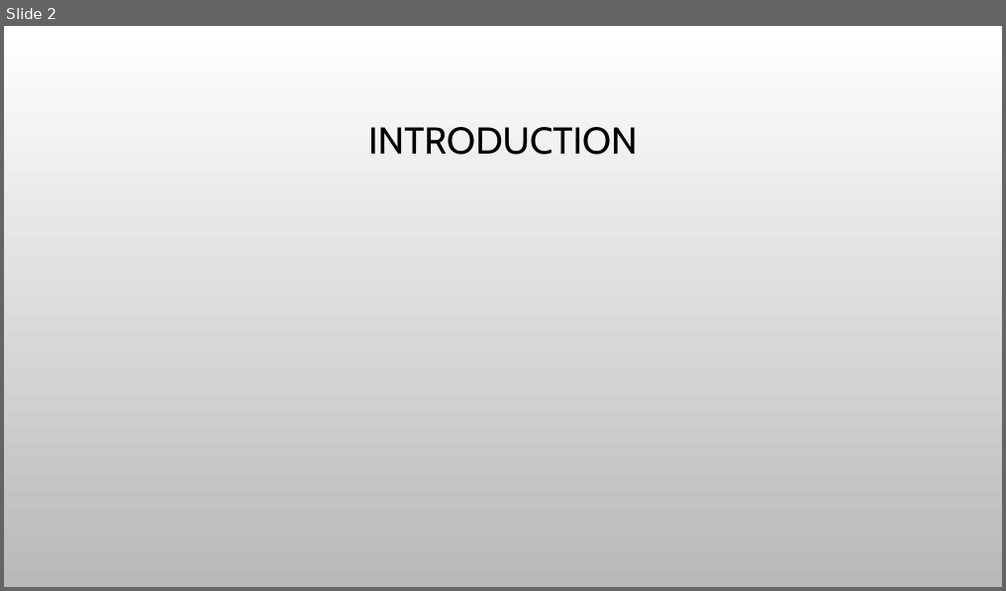
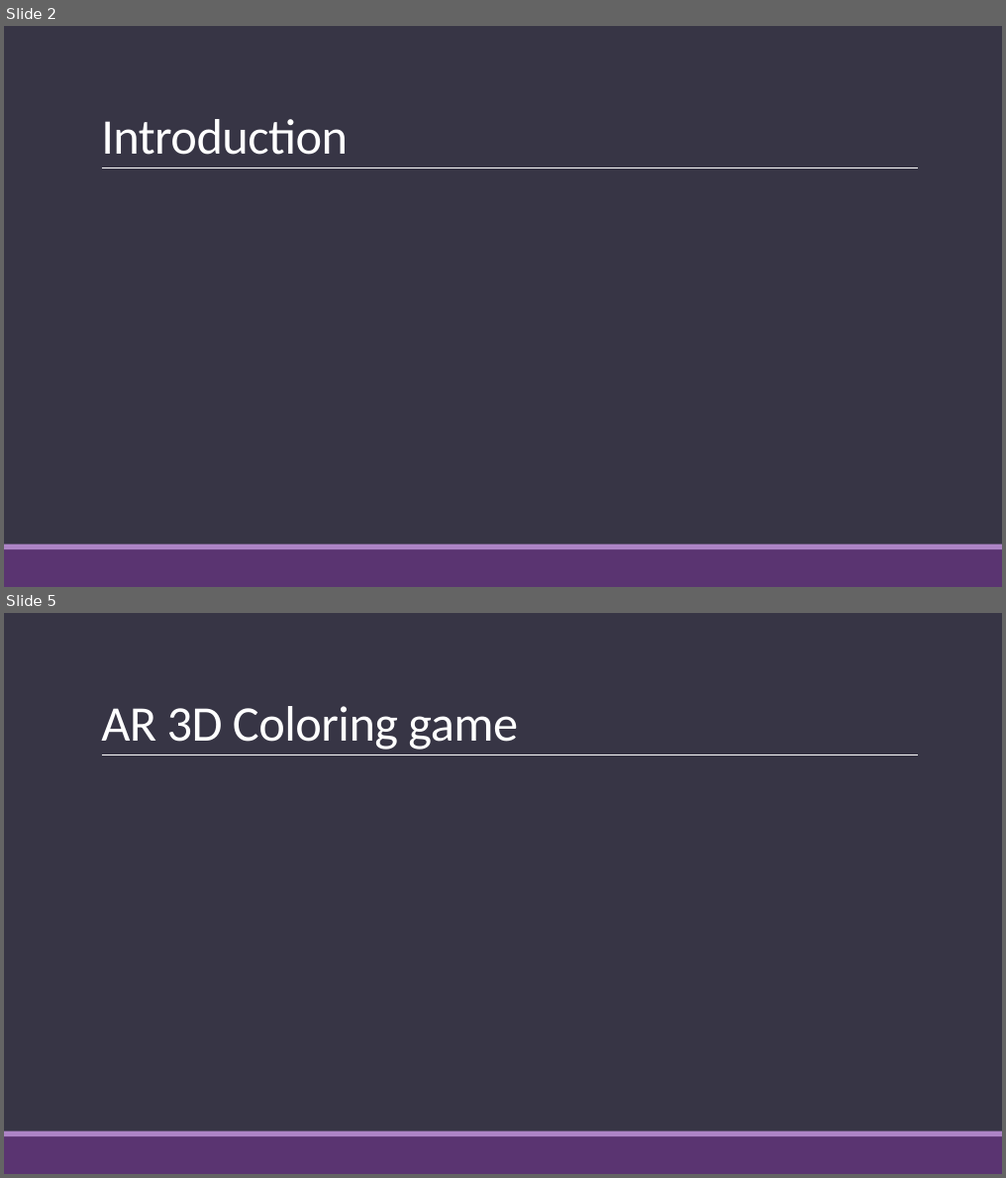
Before and after one commit to duanxiaoyun/ppaperssss, a slide deck: bi_ye_lun_wen/Development and Evaluation of Mixed Reality Educational Applications.pptx. Shown one above the other, each under a label of ours: slide 2 before the commit, slides 2 and 5 after it; the slides between them are not shown. The pictures are 1006x591 and 1006x1178 pixels, drawn with LibreOffice and Linux fonts; fonts in the diff are those of the drawing; background and template pictures are left out. Boxes give left, top, right and bottom in pixels: in the first picture for what was removed or moved away, otherwise in the second. Text is boxed around its words. In the diff, an @@ line names an element or a change of style, - is before the commit and + after.

```diff
--- a/bi_ye_lun_wen/Development and Evaluation of Mixed Reality Educational Applications.pptx
+++ b/bi_ye_lun_wen/Development and Evaluation of Mixed Reality Educational Applications.pptx
@@ slide 5 added at [4,613,1002,1174], background #373545; not listed: 3 template elements that a slide beside it also shows @@
@@ title added at [101,706,518,750], 48 pt, text #FFFFFF @@
+AR 3D Coloring game
@@ slide 2 changed as well @@
@@ background picture (left out) to #373545 @@
@@ title "Introduction" at [101,119,348,155]: vertical alignment middle to bottom @@
@@ title at [101,119,348,155]: text changed; size 36 to 48 pt; font Cabin to Calibri; text colour #000000 to #FFFFFF @@
-INTRODUCTION
+Introduction
@@ line added from (102, 169) to (918, 169), #FFFFFF 0.5 pt @@
@@ rectangle added at [4,550,1002,587], fill #5A3471 @@
@@ rectangle added at [4,545,1002,550], fill #AD84C6 @@
```
Also in this commit, not shown: 2 other slides changed, 7 other slides added, 8 slides removed, 2 other files.
